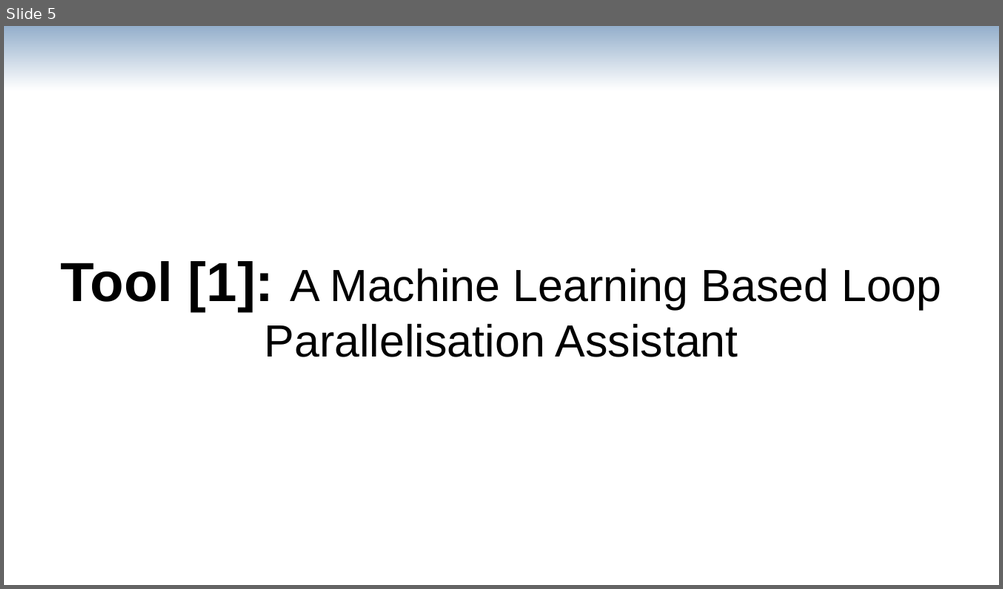
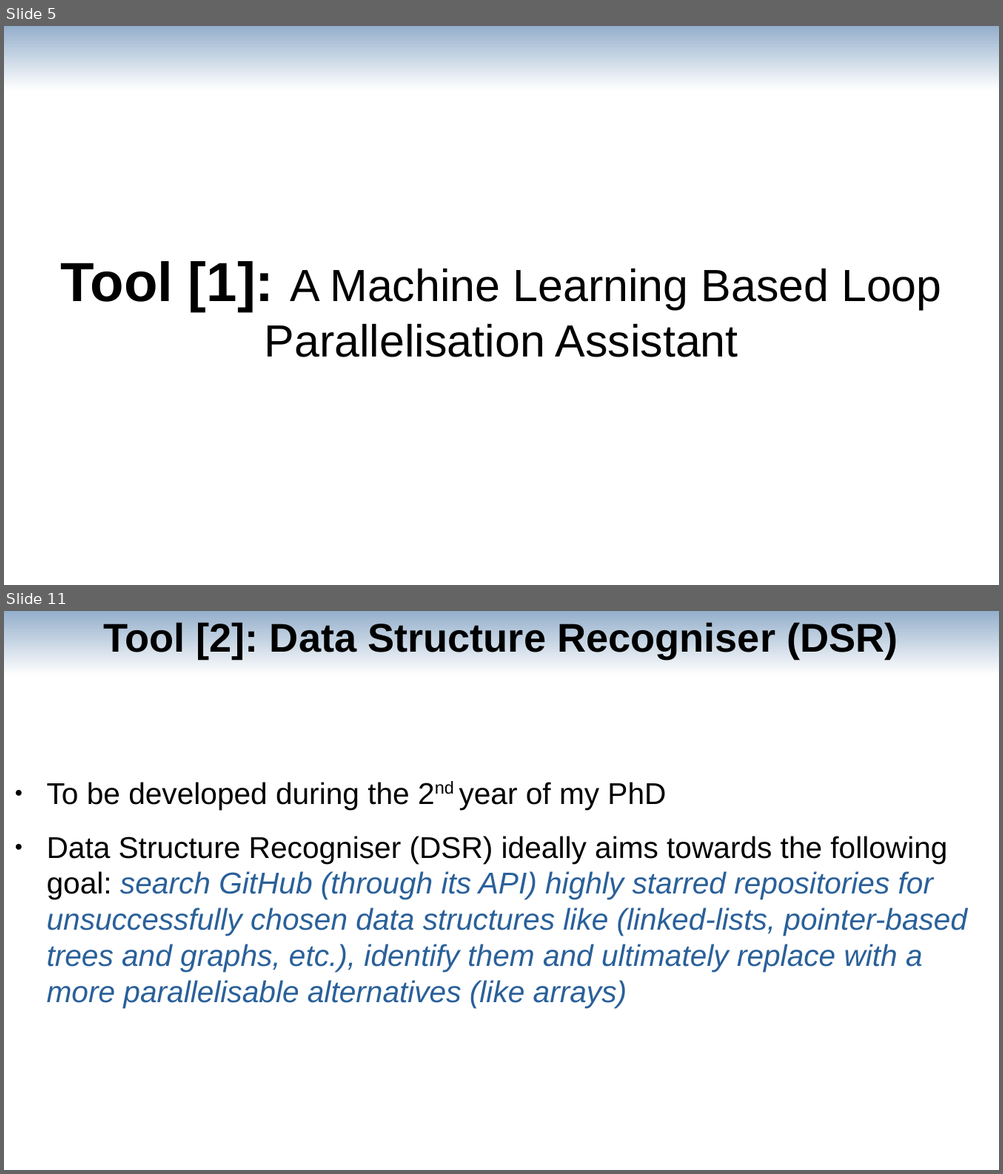
Before and after one commit to av-maramzin/DCP, a slide deck: doc/first_year_review/presentation.odp. Shown one above the other, each under a label of ours: slide 5 before the commit, slides 5 and 11 after it; the slides between them are not shown. The pictures are 1003x589 and 1003x1174 pixels, drawn with LibreOffice and Linux fonts; fonts in the diff are those of the drawing. Boxes give left, top, right and bottom in pixels: in the first picture for what was removed or moved away, otherwise in the second. Text is boxed around its words. In the diff, an @@ line names an element or a change of style, - is before the commit and + after.

Commit message:
[+] First Year Review Presentation

```diff
--- a/doc/first_year_review/presentation.odp
+++ b/doc/first_year_review/presentation.odp
@@ slide 11 added at (4, 611, 999, 1170), background #FFFFFF @@
@@ rectangle added at (4, 611, 999, 675), fill gradient #2A6099 to #FFFFFF @@
@@ title added at (103, 622, 897, 658), 32 pt, text #000000, bold @@
+Tool [2]: Data Structure Recogniser (DSR)
@@ text added at (47, 782, 967, 1008), 24 pt, text #2A6099, italic @@
+● To be developed during the 2nd year of my PhD
+● Data Structure Recogniser (DSR) ideally aims towards the following goal: search GitHub (through its API) highly starred repositories for unsuccessfully chosen data structures like (linked-lists, pointer-based trees and graphs, etc.), identify them and ultimately replace with a more parallelisable alternatives (like arrays)
```
Also in this commit, not shown: 11 slides changed, 4 other slides added, 6 slides removed, 2 other files.
